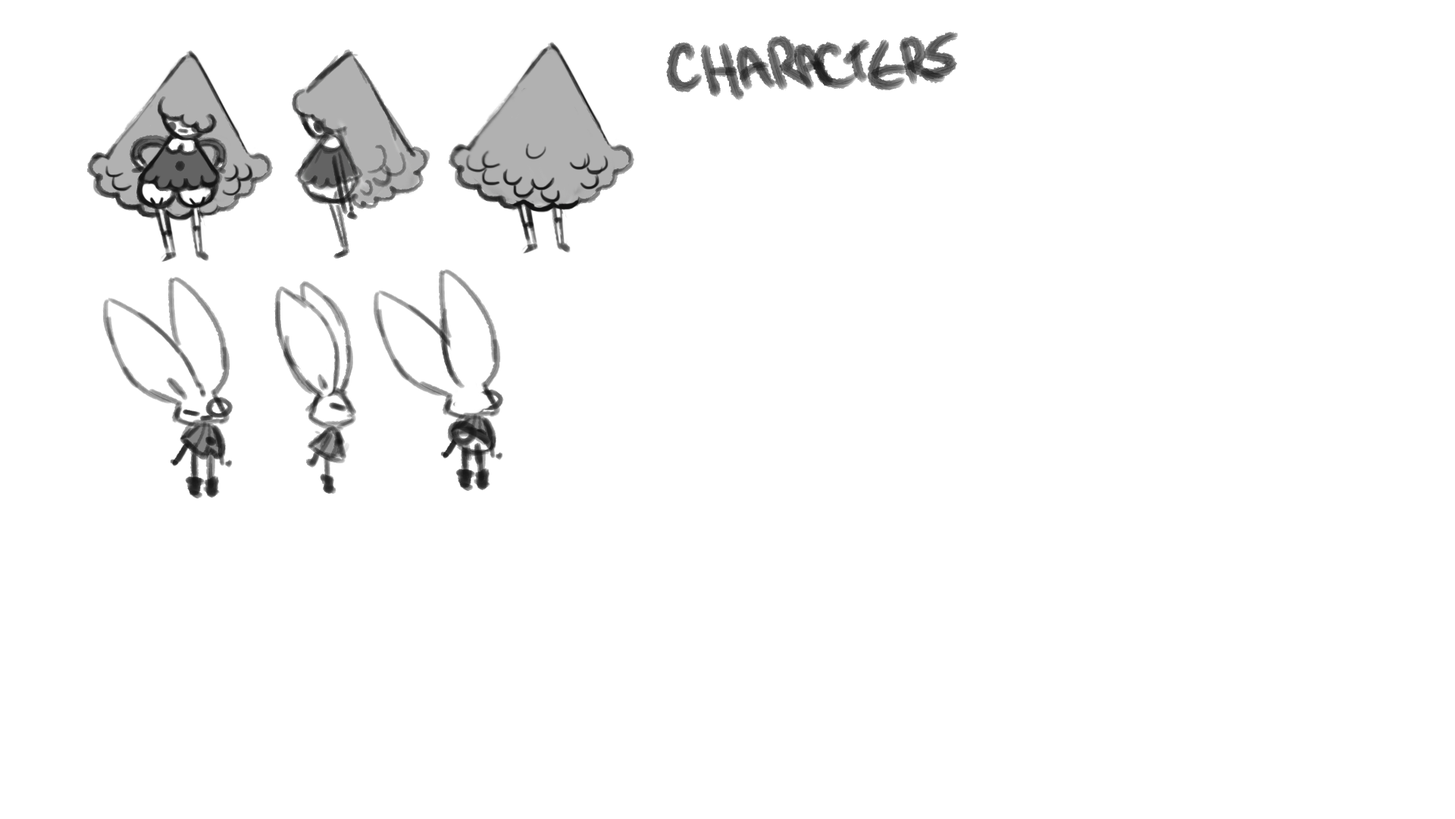
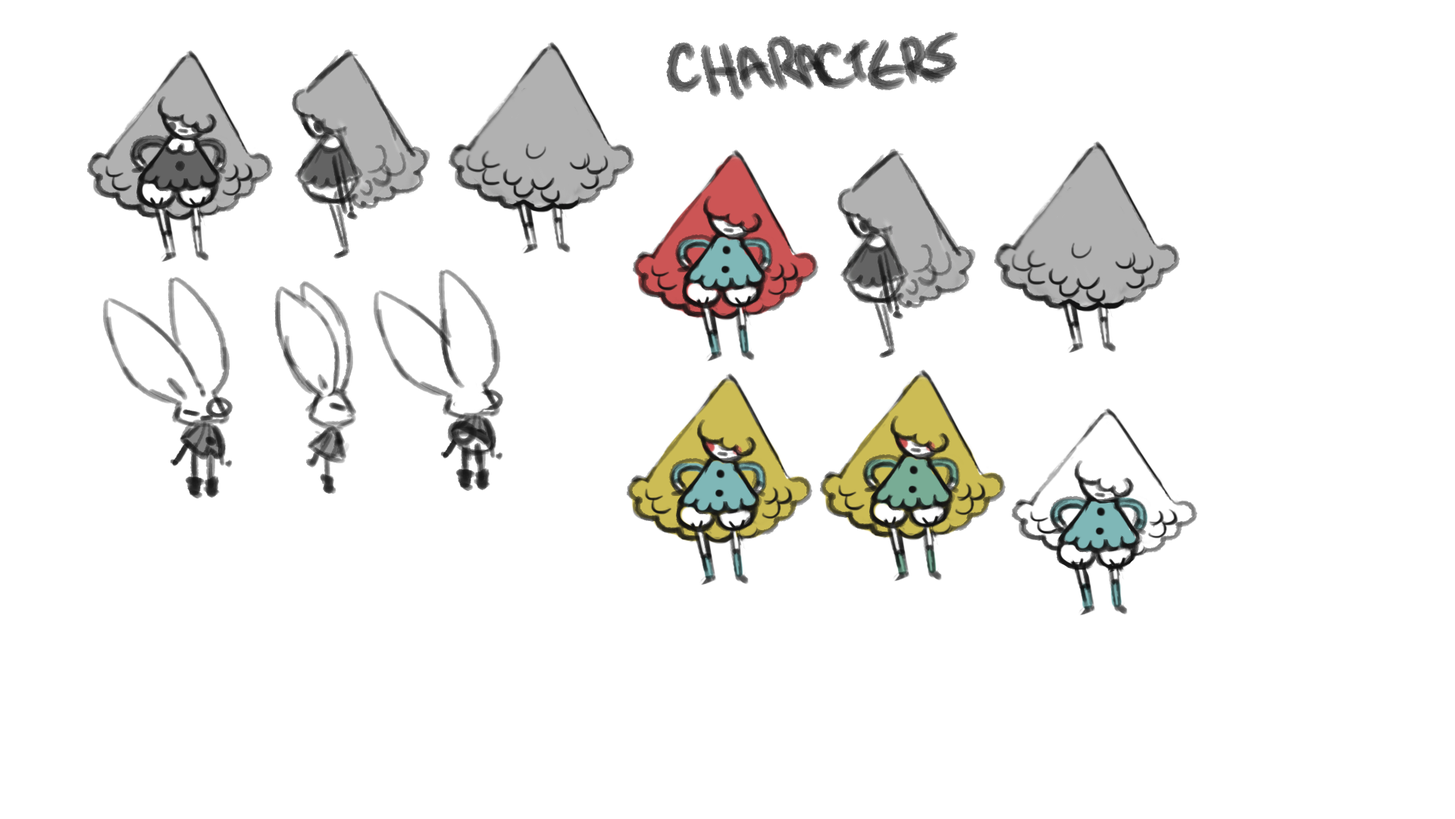
Layer changes from the first 1455×819 image to the second:
added group "alice copy" with 39 layers above "alice" over [626, 140, 1198, 616]
added group "Group 10 copy" (1st of 2, in "alice copy") with 2 layers in group "alice copy" over [994, 140, 1181, 354]
added layer "Layer 27" (1st of 9, in "alice copy" › "Group 10 copy") (66%) in group "Group 10 copy" over [995, 144, 1178, 311]
added layer "Layer 26" (1st of 9, in "alice copy" › "Group 10 copy") in group "Group 10 copy" over [994, 140, 1181, 354]
added group "Group 10 copy 2" (1st of 2, in "alice copy") with 3 layers in group "alice copy" over [800, 148, 977, 358]
added layer "Layer 28" (1st of 2, in "alice copy" › "Group 10 copy 2") in group "Group 10 copy 2" over [837, 150, 975, 358]
added group "Group 10 copy 5" with 11 layers in group "alice copy" over [1011, 407, 1198, 616]
added layer "Layer 38" in group "Group 10 copy 5" over [1011, 407, 1198, 558]
added group "Group 10 copy 4" with 6 layers in group "alice copy" over [820, 369, 1006, 582]
added layer "Layer 26" (4th of 9, in "alice copy" › "Group 10 copy 4") in group "Group 10 copy 4" over [820, 369, 1006, 582]
added layer "Layer 34" (2nd of 4, in "alice copy" › "Group 10 copy 4") in group "Group 10 copy 4" over [820, 373, 1006, 540]
added group "Group 10 copy 3" with 6 layers in group "alice copy" over [626, 372, 813, 586]
added layer "Layer 26" (5th of 9, in "alice copy" › "Group 10 copy 3") in group "Group 10 copy 3" over [626, 372, 813, 586]
added layer "Layer 34" (3rd of 4, in "alice copy" › "Group 10 copy 3") in group "Group 10 copy 3" over [627, 377, 812, 544]
added group "Group 10" (1st of 2, in "alice copy") with 5 layers in group "alice copy" over [632, 149, 819, 362]
added layer "Layer 26" (6th of 9, in "alice copy" › "Group 10") in group "Group 10" over [632, 149, 819, 362]
added layer "Layer 34" (4th of 4, in "alice copy" › "Group 10") in group "Group 10" over [633, 153, 818, 320]
…and 13 more changes (13 added)
